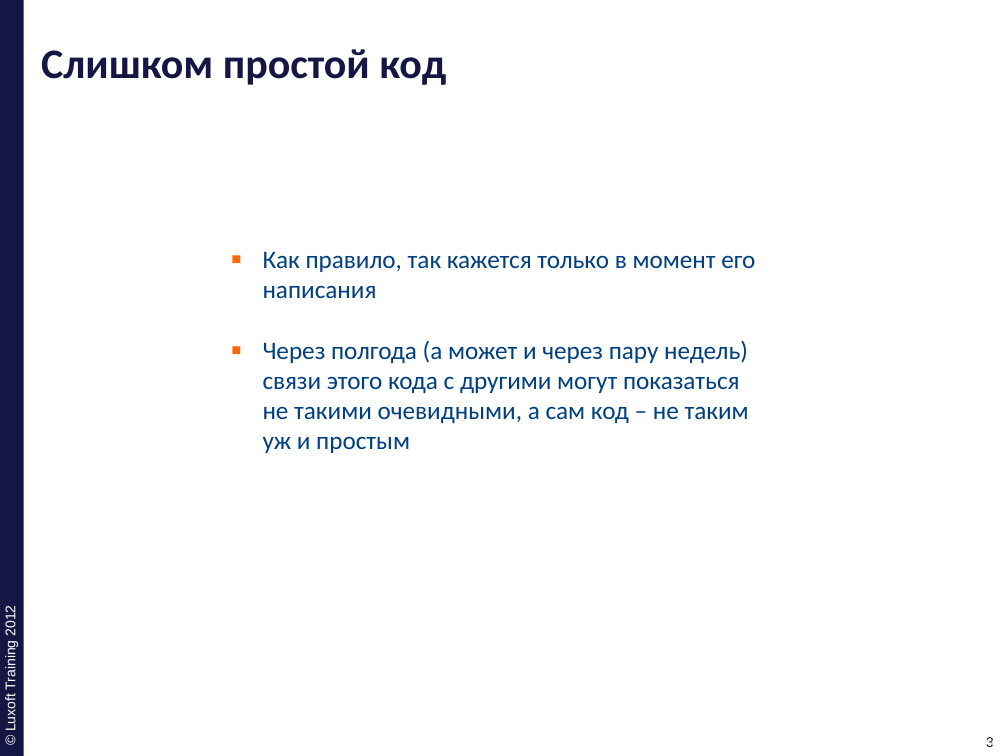
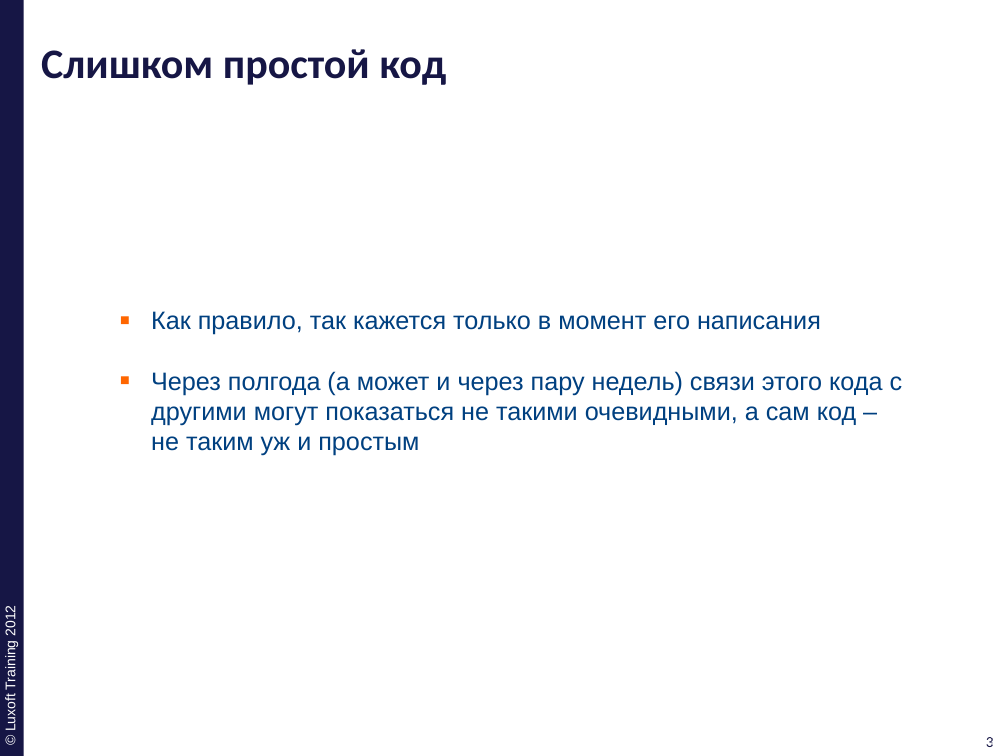
Before and after one commit to ivan-dyachenko/Trainings, a slide deck: slide 3 of Test Driven Development/materials/pptx/13. TDD-Evangelists.pptx. Drawn at 1008x756 pixels with LibreOffice and Linux fonts; fonts in the diff are those of the drawing; background and template pictures are left out. Boxes give left, top, right and bottom in pixels: in the first picture for what was removed or moved away, otherwise in the second. Text is boxed around its words. In the diff, an @@ line names an element or a change of style, - is before the commit and + after.

```diff
--- a/Test Driven Development/materials/pptx/13. TDD-Evangelists.pptx
+++ b/Test Driven Development/materials/pptx/13. TDD-Evangelists.pptx
@@ text "Как правило, так кажется только ...": place and size @@
-text "Как правило, так кажется только ..." at box(263, 251, 755, 453)
+text "Как правило, так кажется только ..." at box(151, 311, 903, 456)
@@ text "Как правило, так кажется только ..." at box(151, 311, 903, 456): font Calibri to Arial @@
```
Also in this commit, not shown: 14 other slides changed, 1 other file.
